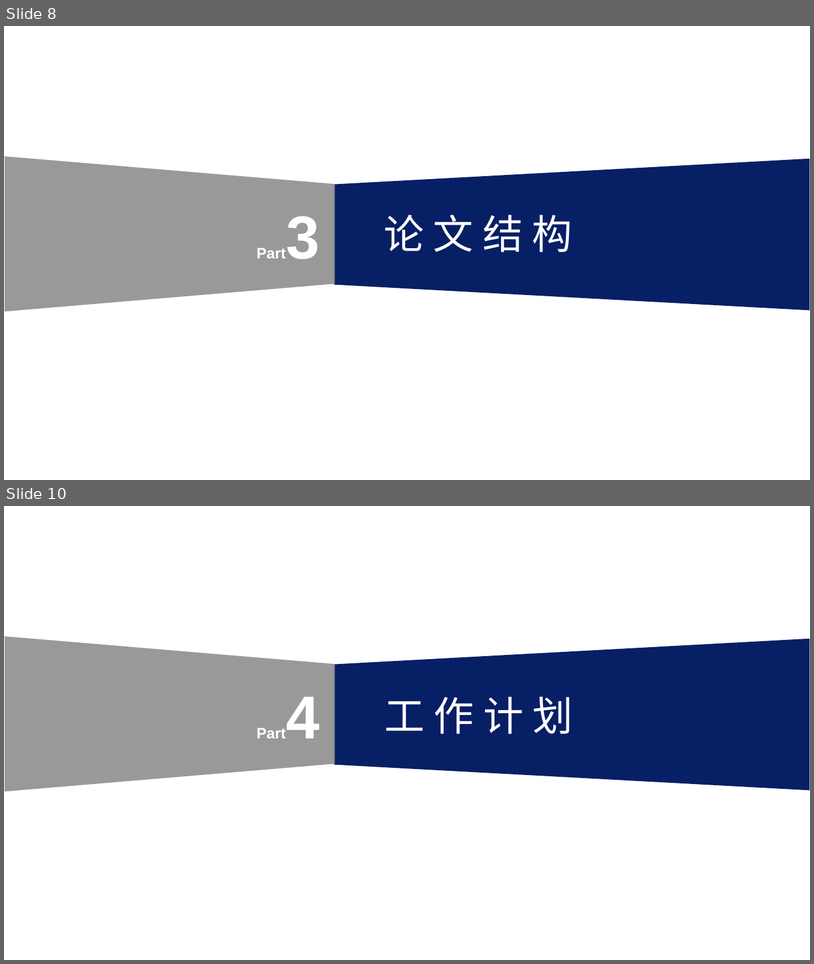
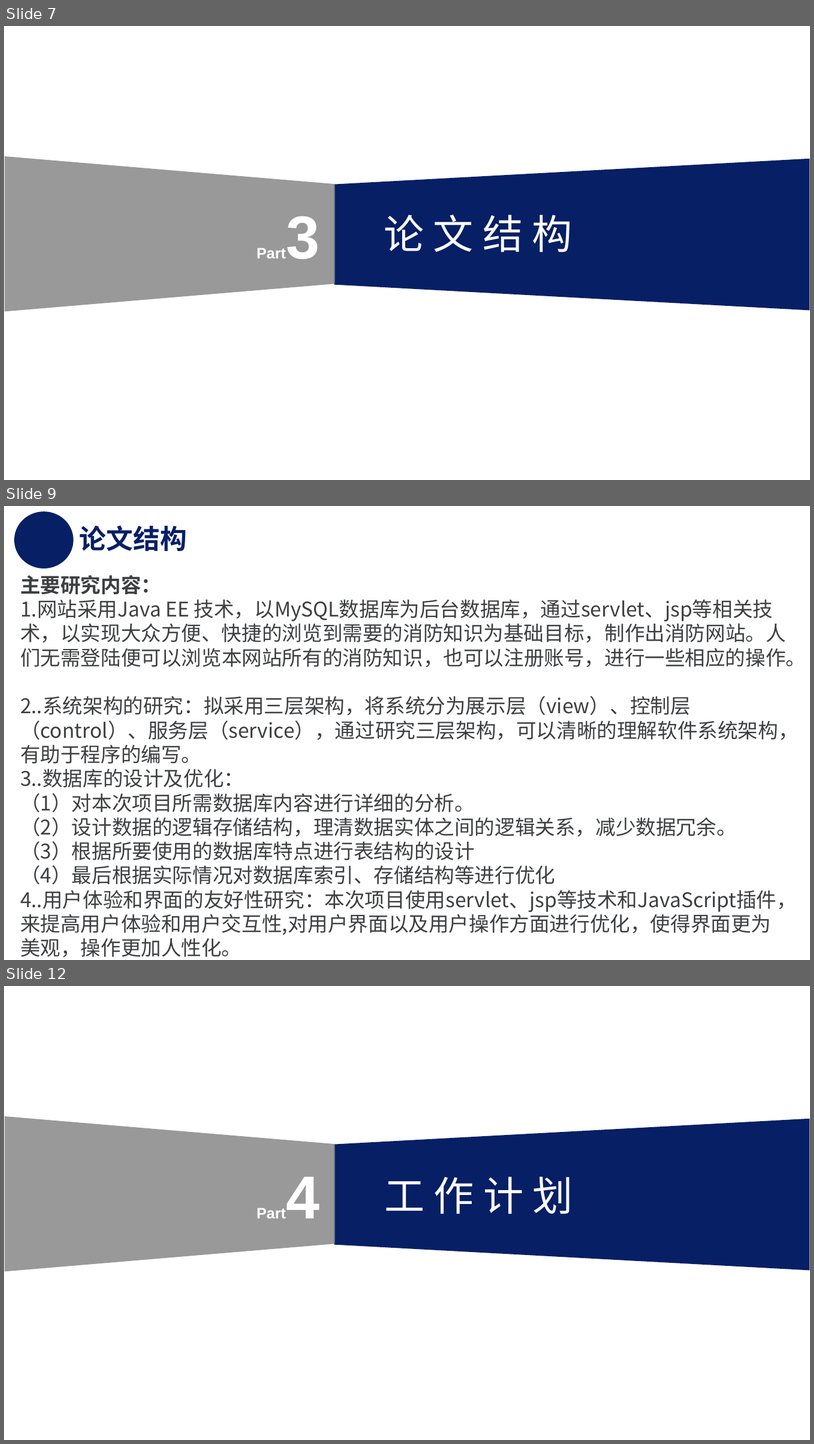
Before and after one commit to Henry0227/Imnujava, a slide deck: 20151104820_zhaolei_xiaofangwangzhan/毕设资料/20151104820-赵磊-开题报告PPT.pptx. Shown one above the other, each under a label of ours: slides 8 and 10 before the commit, slides 7, 9 and 12 after it; the slides between them are not shown. The pictures are 814x964 and 814x1444 pixels, drawn with LibreOffice and Linux fonts; fonts in the diff are those of the drawing; background and template pictures are left out. Boxes give left, top, right and bottom in pixels: in the first picture for what was removed or moved away, otherwise in the second. Text is boxed around its words. In the diff, an @@ line names an element or a change of style, - is before the commit and + after.

```diff
--- a/20151104820_zhaolei_xiaofangwangzhan/毕设资料/20151104820-赵磊-开题报告PPT.pptx
+++ b/20151104820_zhaolei_xiaofangwangzhan/毕设资料/20151104820-赵磊-开题报告PPT.pptx
@@ slide 9 added at (x1=4, y1=506, x2=810, y2=960), background #FFFFFF @@
@@ ellipse added at (x1=14, y1=511, x2=74, y2=568), fill #071F65 @@
@@ title added at (x1=80, y1=525, x2=187, y2=551), 32 pt, text #071F65, bold @@
+论文结构
@@ text added at (x1=20, y1=575, x2=806, y2=957), 24 pt, text #3D3F41 @@
+主要研究内容：
+1.网站采用Java EE 技术，以MySQL数据库为后台数据库，通过servlet、jsp等相关技术，以实现大众方便、快捷的浏览到需要的消防知识为基础目标，制作出消防网站。人们无需登陆便可以浏览本网站所有的消防知识，也可以注册账号，进行一些相应的操作。
+2..系统架构的研究：拟采用三层架构，将系统分为展示层（view）、控制层（control）、服务层（service），通过研究三层架构，可以清晰的理解软件系统架构，有助于程序的编写。
+3..数据库的设计及优化：
+（1）对本次项目所需数据库内容进行详细的分析。
+（2）设计数据的逻辑存储结构，理清数据实体之间的逻辑关系，减少数据冗余。
+（3）根据所要使用的数据库特点进行表结构的设计
+（4）最后根据实际情况对数据库索引、存储结构等进行优化
+4..用户体验和界面的友好性研究：本次项目使用servlet、jsp等技术和JavaScript插件，来提高用户体验和用户交互性,对用户界面以及用户操作方面进行优化，使得界面更为美观，操作更加人性化。
@@ what was slide 8 is now slide 7 @@
@@ what was slide 10 is now slide 12 @@
```
Also in this commit, not shown: 5 slides changed, 1 other slide added, 1 other file.
